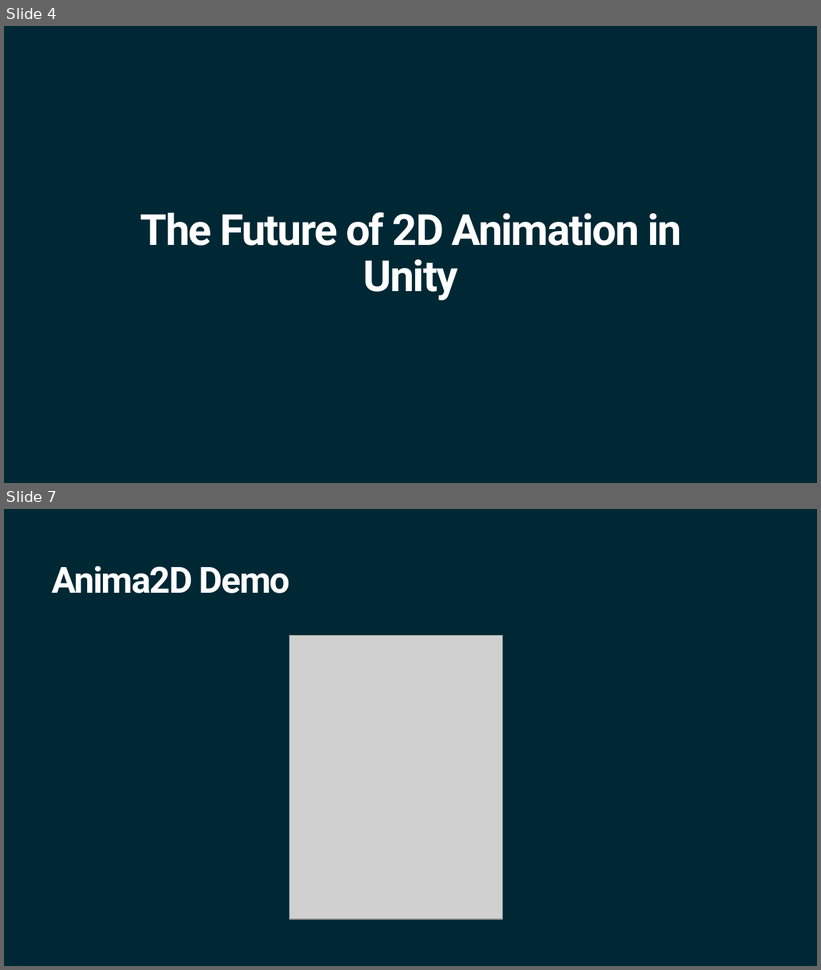
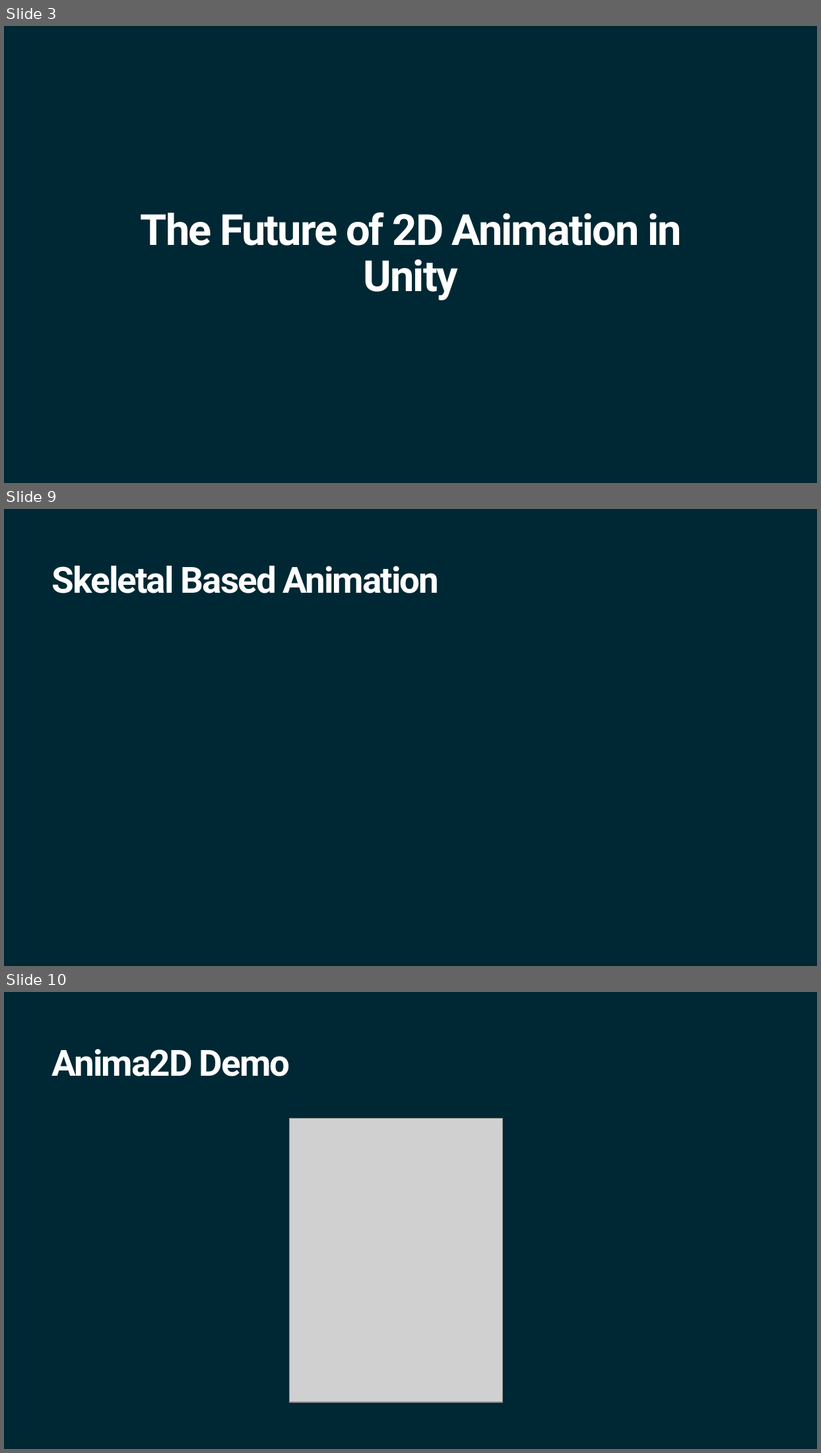
Before and after one commit to ArturoNereu/Unity2DAnimation, a slide deck: Presentations/Future2DAnim_Tokyo.pptx. Shown one above the other, each under a label of ours: slides 4 and 7 before the commit, slides 3, 9 and 10 after it; the slides between them are not shown. The pictures are 821x970 and 821x1453 pixels, drawn with LibreOffice and Linux fonts; fonts in the diff are those of the drawing; grey boxes stand for pictures; background and template pictures are left out. Boxes give left, top, right and bottom in pixels: in the first picture for what was removed or moved away, otherwise in the second. Text is boxed around its words. In the diff, an @@ line names an element or a change of style, - is before the commit and + after.

```diff
--- a/Presentations/Future2DAnim_Tokyo.pptx
+++ b/Presentations/Future2DAnim_Tokyo.pptx
@@ slide 9 added at [4,509,817,966], background #002834 @@
@@ title added at [52,566,440,593], 32 pt, text #FFFFFF, bold @@
+Skeletal Based Animation
@@ what was slide 4 is now slide 3 @@
@@ what was slide 7 is now slide 10 @@
```
Also in this commit, not shown: 3 slides changed, 3 other slides added, 1 slide removed.
